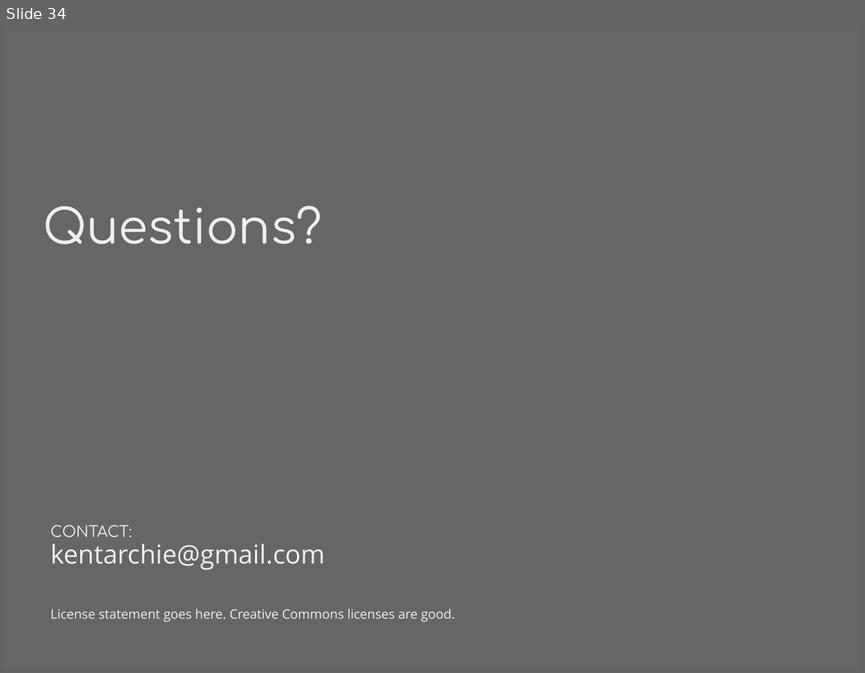
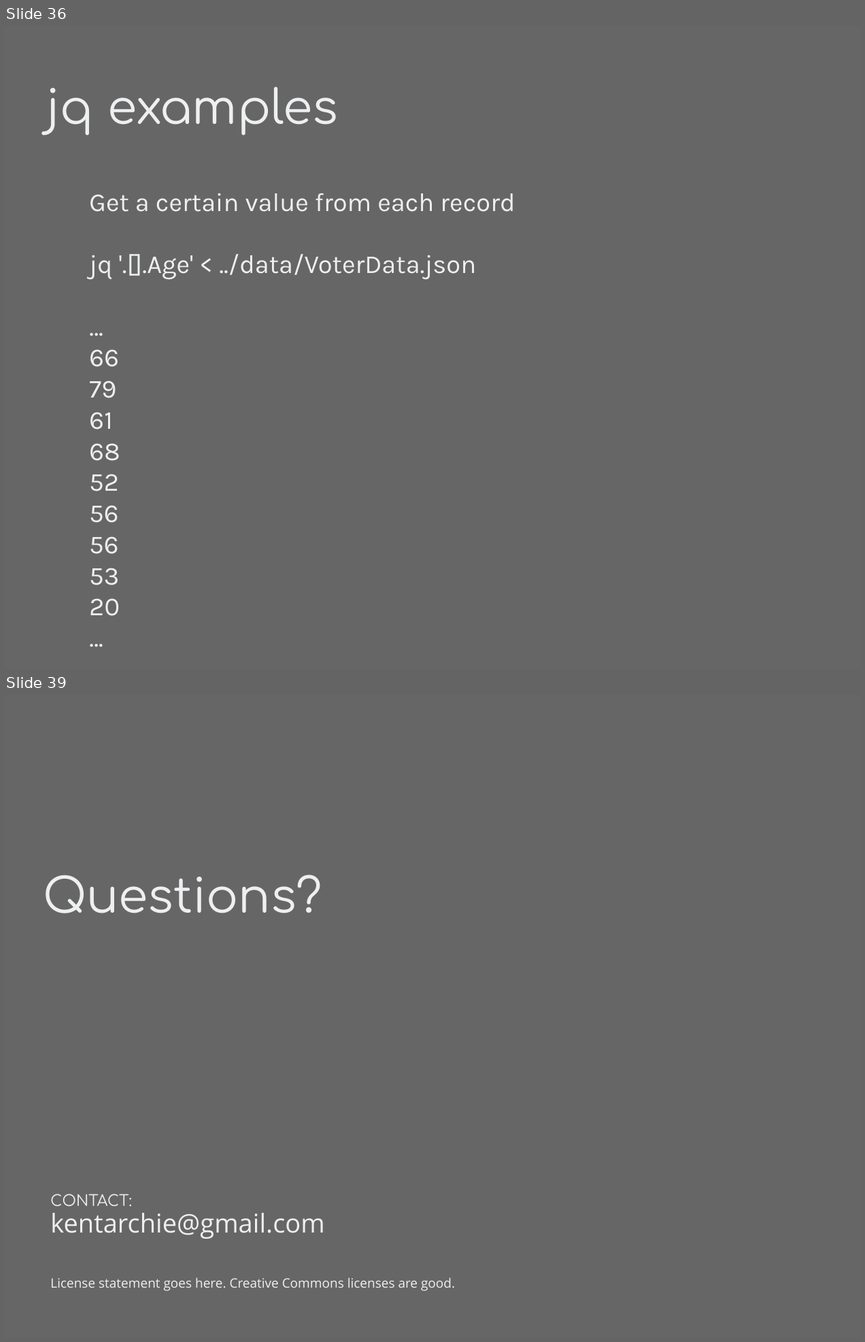
Before and after one commit to kentarchie/three-languages-talk, a slide deck: Slides/ThreeLanguages.odp. Shown one above the other, each under a label of ours: slide 34 before the commit, slides 36 and 39 after it; the slides between them are not shown. The pictures are 865x673 and 865x1342 pixels, drawn with LibreOffice and Linux fonts; fonts in the diff are those of the drawing. Boxes give left, top, right and bottom in pixels: in the first picture for what was removed or moved away, otherwise in the second. Text is boxed around its words. In the diff, an @@ line names an element or a change of style, - is before the commit and + after.

Commit message:
added jq examples plus some corrections

```diff
--- a/Slides/ThreeLanguages.odp
+++ b/Slides/ThreeLanguages.odp
@@ slide 36 added at box(4, 26, 861, 669), background #666666 @@
@@ title added at box(47, 87, 339, 135), 44 pt, text #EEEFF0 @@
+jq examples
@@ text added at box(89, 193, 515, 616), 24 pt, text #EEEFF0 @@
+Get a certain value from each record
+jq '.[].Age' < ../data/VoterData.json
+…
+66
+79
+61
+68
+52
+56
+56
+53
+20
+...
@@ what was slide 34 is now slide 39 @@
```
Also in this commit, not shown: 3 slides changed, 4 other slides added, 3 other files.
